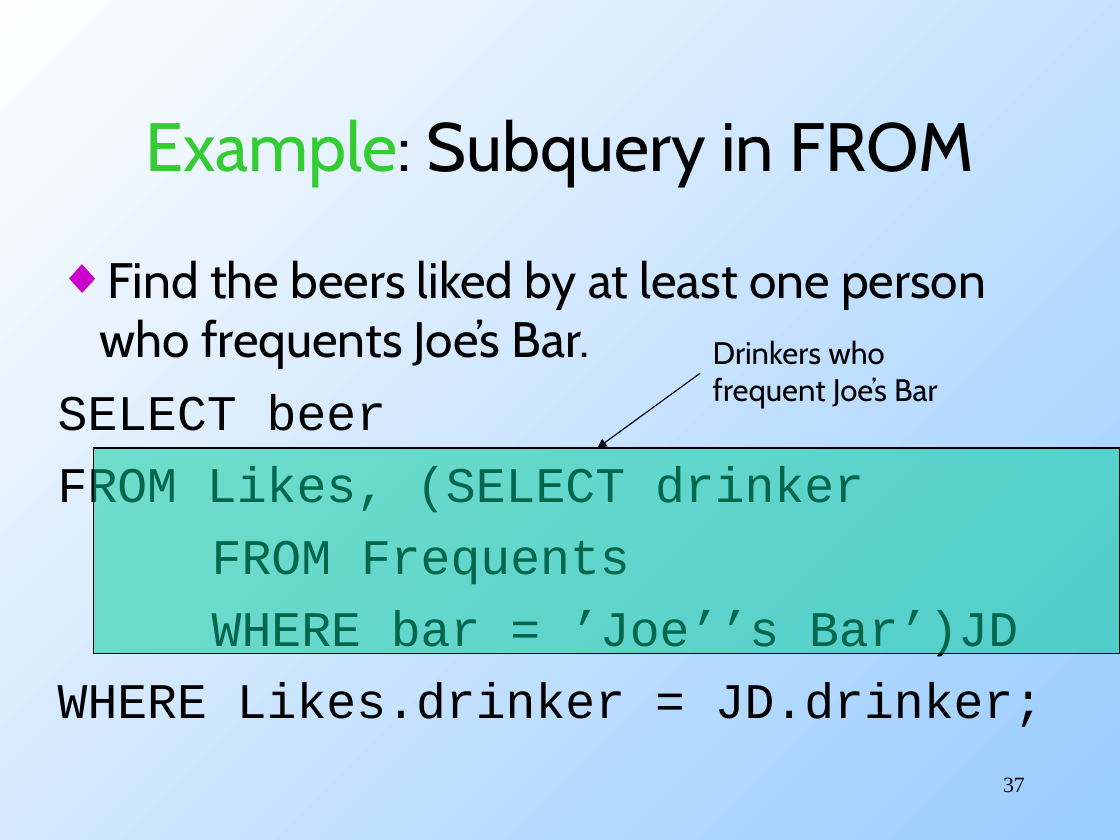
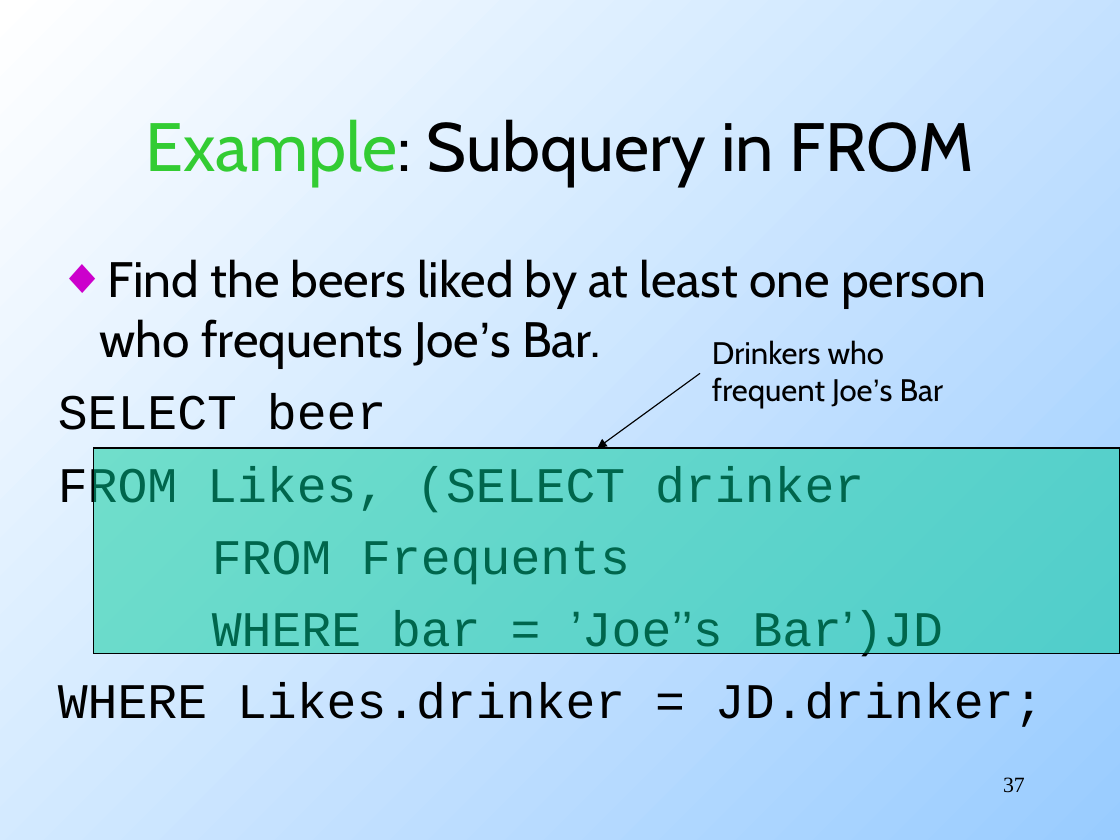
Before and after one commit to mohankgaddam/eas503ubcourse, a slide deck: slide 37 of _downloads/SQL.ppt. Drawn at 1120x840 pixels with LibreOffice and Linux fonts; fonts in the diff are those of the drawing. Boxes give left, top, right and bottom in pixels: in the first picture for what was removed or moved away, otherwise in the second. Text is boxed around its words. In the diff, an @@ line names an element or a change of style, - is before the commit and + after.

```diff
--- a/_downloads/SQL.ppt
+++ b/_downloads/SQL.ppt
@@ background gradient #99CCFF to #FEFEFE to gradient #99CCFF to #FFFFFF @@
@@ text at [100, 259, 986, 660]: font Cabin to Arial in "Joe’s"; font Courier New to Arial in "’Joe’’s Bar’)JD" @@
@@ text at [712, 377, 944, 409]: font Cabin to Arial in "Joe’s" @@
```
Also in this commit, not shown: 60 other slides changed, 48 slides added.
